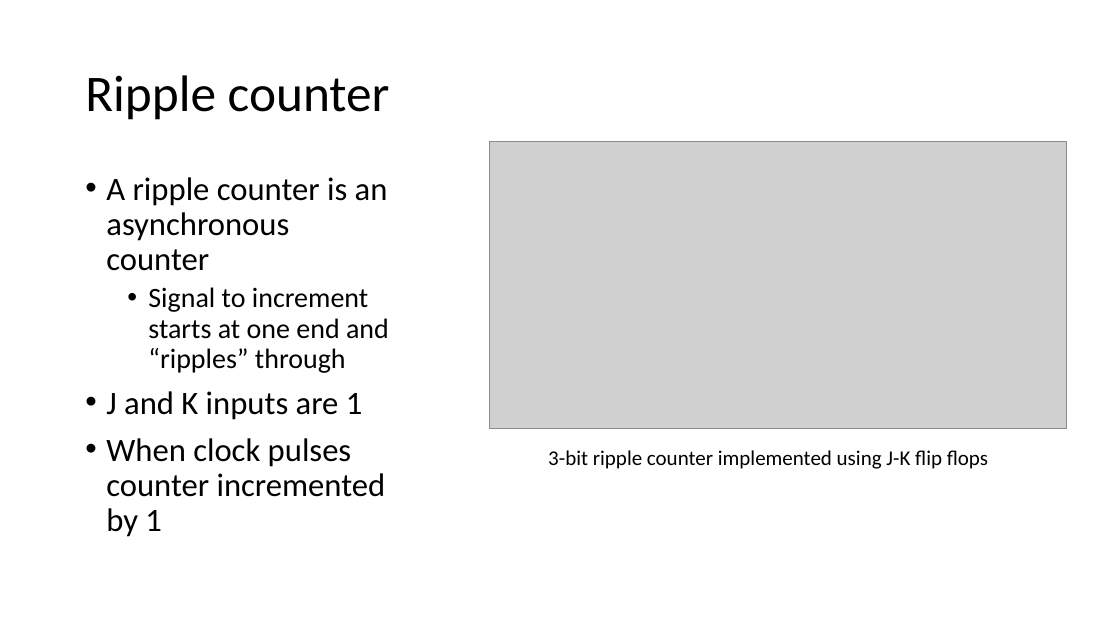
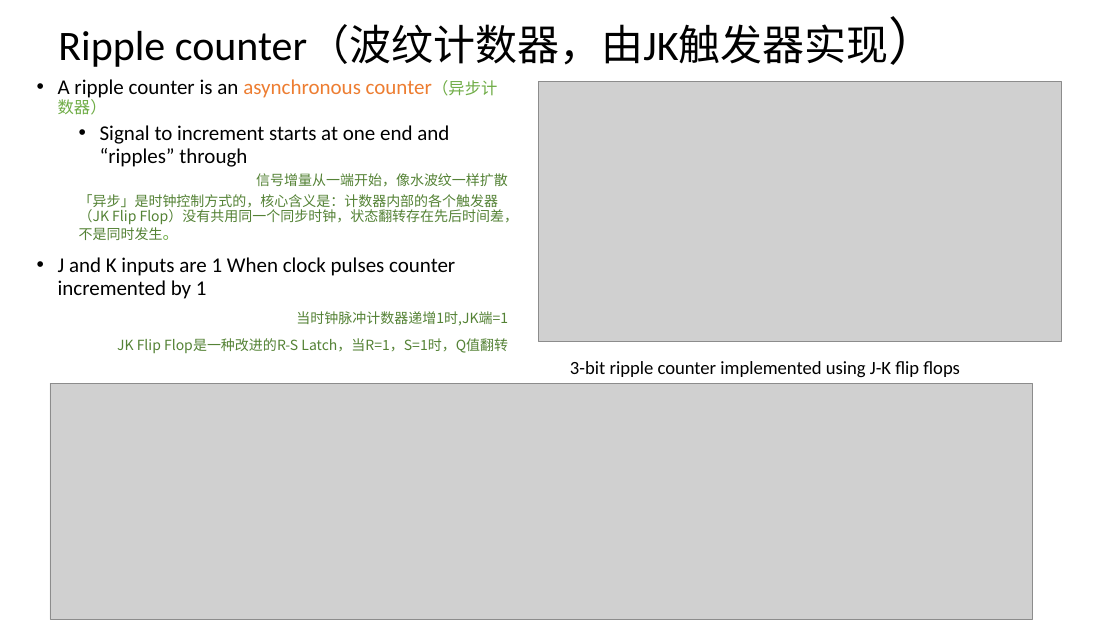
Before and after one commit to vcboy1/Leeds, a slide deck: slide 21 of 26fall/1860/Lecture/Week1.8/Lec 1.8.1 Designing Sequential logic circuits.pptx. Drawn at 1120x630 pixels with LibreOffice and Linux fonts; fonts in the diff are those of the drawing; grey boxes stand for pictures. Boxes give left, top, right and bottom in pixels: in the first picture for what was removed or moved away, otherwise in the second. Text is boxed around its words. In the diff, an @@ line names an element or a change of style, - is before the commit and + after.

```diff
--- a/26fall/1860/Lecture/Week1.8/Lec 1.8.1 Designing Sequential logic circuits.pptx
+++ b/26fall/1860/Lecture/Week1.8/Lec 1.8.1 Designing Sequential logic circuits.pptx
@@ title at [58, 25, 889, 67]: text changed; size 44 to 36 pt @@
-Ripple counter
+Ripple counter（波纹计数器，由JK触发器实现）
@@ text "A ripple counter is an ...": place and size @@
-text "A ripple counter is an ..." at [106, 177, 389, 537]
+text "A ripple counter is an ..." at [58, 79, 519, 353]
@@ text at [58, 79, 497, 115]: text changed; size 28 to 18 pt; text colour #000000 to #ED7D31 @@
-• A ripple counter is an asynchronous counter
+• A ripple counter is an asynchronous counter（异步计数器）
@@ picture: place and size @@
-picture at [489, 142, 1067, 429]
+picture at [539, 82, 1061, 341]
@@ text at [100, 125, 449, 167]: size 24 to 18 pt in "Signal to increment starts at one end ..." @@
@@ text at [58, 173, 519, 353]: text changed; size 28 to 12 pt; font Calibri to Noto Sans CJK SC; text colour #000000 to #548235 @@
-• J and K inputs are 1
-• When clock pulses counter incremented by 1
+  信号增量从一端开始，像水波纹一样扩散
+  「异步」是时钟控制方式的，核心含义是：计数器内部的各个触发器（JK Flip Flop）没有共用同一个同步时钟，状态翻转存在先后时间差，不是同时发生。
+• J and K inputs are 1 When clock pulses counter incremented by 1
+当时钟脉冲计数器递增1时,JK端=1
+JK Flip Flop是一种改进的R-S Latch，当R=1，S=1时，Q值翻转
@@ text "3-bit ripple counter implemented using ...": place and size @@
-text "3-bit ripple counter implemented using ..." at [548, 450, 988, 469]
+text "3-bit ripple counter implemented using ..." at [570, 361, 960, 377]
@@ text "3-bit ripple counter implemented using ..." at [570, 361, 960, 377]: size 18 to 16 pt @@
@@ picture added at [50, 383, 1033, 619] @@
```
Also in this commit, not shown: 12 other slides changed, 4 slides added, 3 slides removed, 16 other files.
